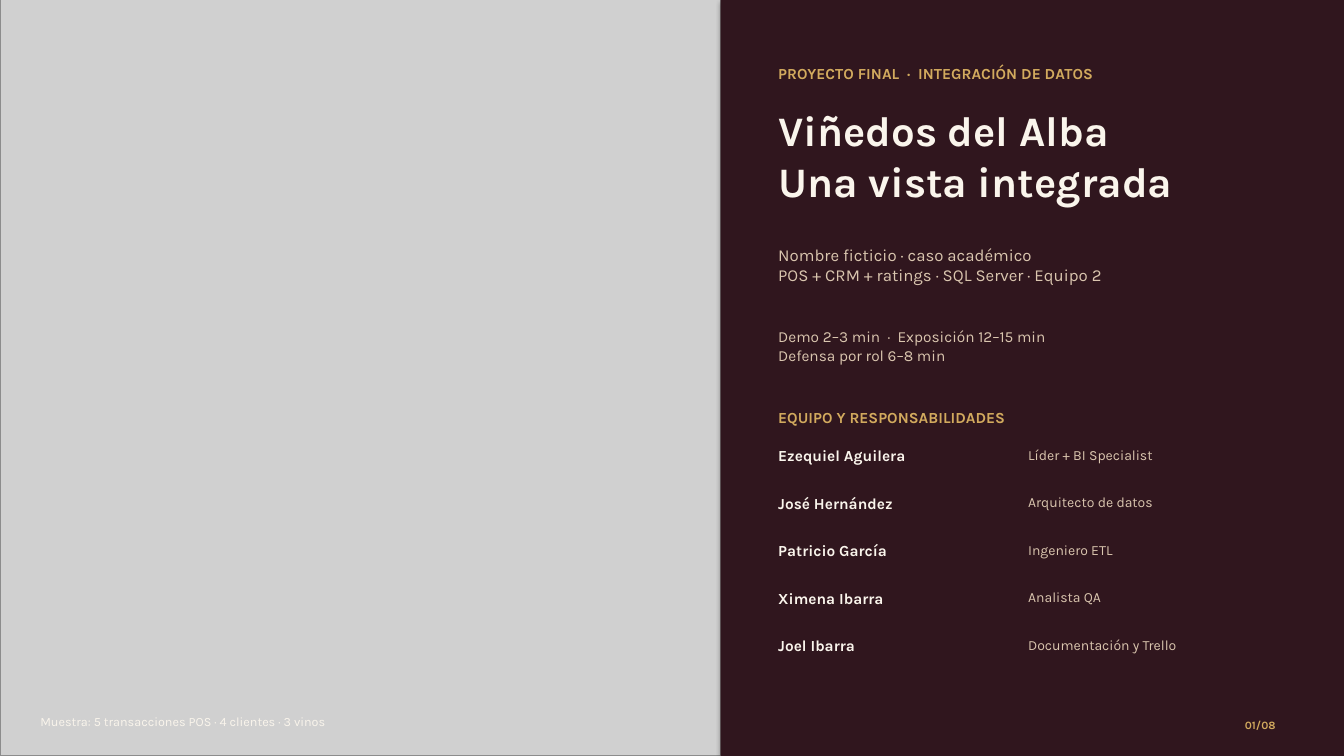
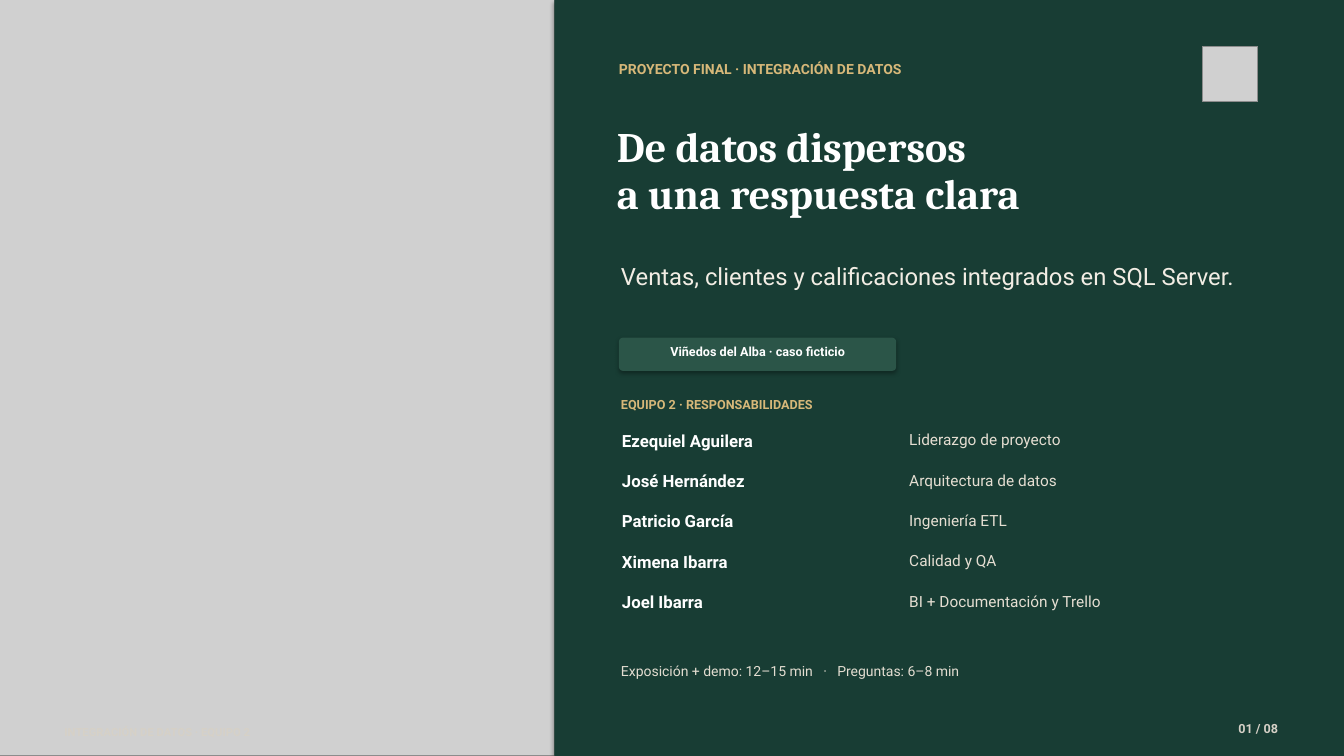
Before and after one commit to checheag22/integracion-datos-equipo-2, a slide deck: slide 1 of docs/presentacion-final-equipo-2.pptx. Drawn at 1344x756 pixels with LibreOffice and Linux fonts; fonts in the diff are those of the drawing; grey boxes stand for pictures. Boxes give left, top, right and bottom in pixels: in the first picture for what was removed or moved away, otherwise in the second. Text is boxed around its words. In the diff, an @@ line names an element or a change of style, - is before the commit and + after.

```diff
--- a/docs/presentacion-final-equipo-2.pptx
+++ b/docs/presentacion-final-equipo-2.pptx
@@ background #461827 to #183D34 @@
@@ picture: place and size @@
-picture at [0,0,721,756]
+picture at [0,0,555,756]
@@ rectangle: place and size @@
-rectangle at [721,0,1344,756]
+rectangle at [555,0,1344,756]
@@ rectangle at [555,0,1344,756]: fill #30161E to #183D34 @@
@@ text "PROYECTO FINAL · INTEGRACIÓN DE ...": place and size @@
-text "PROYECTO FINAL · INTEGRACIÓN DE ..." at [778,66,1093,79]
+text "PROYECTO FINAL · INTEGRACIÓN DE ..." at [619,61,901,74]
@@ text "PROYECTO FINAL · INTEGRACIÓN DE ..." at [619,61,901,74]: size 11 to 10 pt, font Karla to Roboto, text colour #D2AA5E to #D7B879 @@
@@ picture added at [1203,46,1258,102] @@
@@ text removed at [778,115,1173,208] @@
-Viñedos del Alba
-Una vista integrada
@@ text added at [617,133,1019,218], 30 pt, text #FFFFFF, bold @@
+De datos dispersos
+a una respuesta clara
@@ text at [621,267,1234,290]: text changed; size 11 to 17 pt; font Karla to Roboto; text colour #DAC6AF to #F2EDE4 @@
-Demo 2–3 min · Exposición 12–15 min
-Defensa por rol 6–8 min
+Ventas, clientes y calificaciones integrados en SQL Server.
@@ text removed at [778,248,1102,285] @@
-Nombre ficticio · caso académico
-POS + CRM + ratings · SQL Server · Equipo 2
@@ rounded rectangle added at [619,338,896,371], fill #2B5548 @@
@@ text added at [670,346,845,356], 9 pt, text #FFFFFF, bold @@
+Viñedos del Alba · caso ficticio
@@ text at [621,400,813,411]: text changed; size 11 to 9 pt; font Karla to Roboto; text colour #D2AA5E to #D7B879 @@
-EQUIPO Y RESPONSABILIDADES
+EQUIPO 2 · RESPONSABILIDADES
@@ text "Ezequiel Aguilera": place and size @@
-text "Ezequiel Aguilera" at [778,450,905,465]
+text "Ezequiel Aguilera" at [622,434,753,451]
@@ text at [909,433,1061,449]: text changed; size 10 to 11 pt; font Karla to Roboto; text colour #DAC6AF to #E5DED2 @@
-Arquitecto de datos
+Liderazgo de proyecto
@@ text removed at [1028,449,1152,464] @@
-Líder + BI Specialist
@@ text "José Hernández": place and size @@
-text "José Hernández" at [778,497,893,509]
+text "José Hernández" at [622,474,745,487]
@@ text added at [909,474,1057,489], 11 pt, text #E5DED2 @@
+Arquitectura de datos
@@ text "Patricio García": place and size @@
-text "Patricio García" at [778,544,887,556]
+text "Patricio García" at [622,514,734,527]
@@ text at [909,514,1006,529]: text changed; size 10 to 11 pt; font Karla to Roboto; text colour #DAC6AF to #E5DED2 @@
-Ingeniero ETL
+Ingeniería ETL
@@ text "Ximena Ibarra": place and size @@
-text "Ximena Ibarra" at [778,593,883,604]
+text "Ximena Ibarra" at [622,555,727,568]
@@ text added at [909,554,997,570], 11 pt, text #E5DED2 @@
+Calidad y QA
@@ size 11 to 12 pt, font Karla to Roboto, text colour #FAF5EC to #FFFFFF in 5 elements at [622,434,753,451], [622,474,745,487], [622,514,734,527], [622,555,727,568], [622,595,702,608] @@
@@ text "Joel Ibarra": place and size @@
-text "Joel Ibarra" at [778,640,855,651]
+text "Joel Ibarra" at [622,595,702,608]
@@ text at [909,595,1100,610]: text changed; size 10 to 11 pt; font Karla to Roboto; text colour #DAC6AF to #E5DED2 @@
-Documentación y Trello
+BI + Documentación y Trello
@@ text removed at [1028,592,1101,604] @@
-Analista QA
@@ text added at [621,665,959,679], 10 pt, text #E3DDD1 @@
+Exposición + demo: 12–15 min · Preguntas: 6–8 min
@@ text removed at [40,713,291,729] @@
-Muestra: 5 transacciones POS · 4 clientes · 3 vinos
@@ text at [1238,724,1278,733]: text changed; size 8 to 9 pt; font Karla to Roboto; text colour #D2AA5E to #D6D1C7 @@
-01/08
+01 / 08
```
Also in this commit, not shown: 2 other slides changed, 5 slides added, 5 slides removed, 9 other files.
